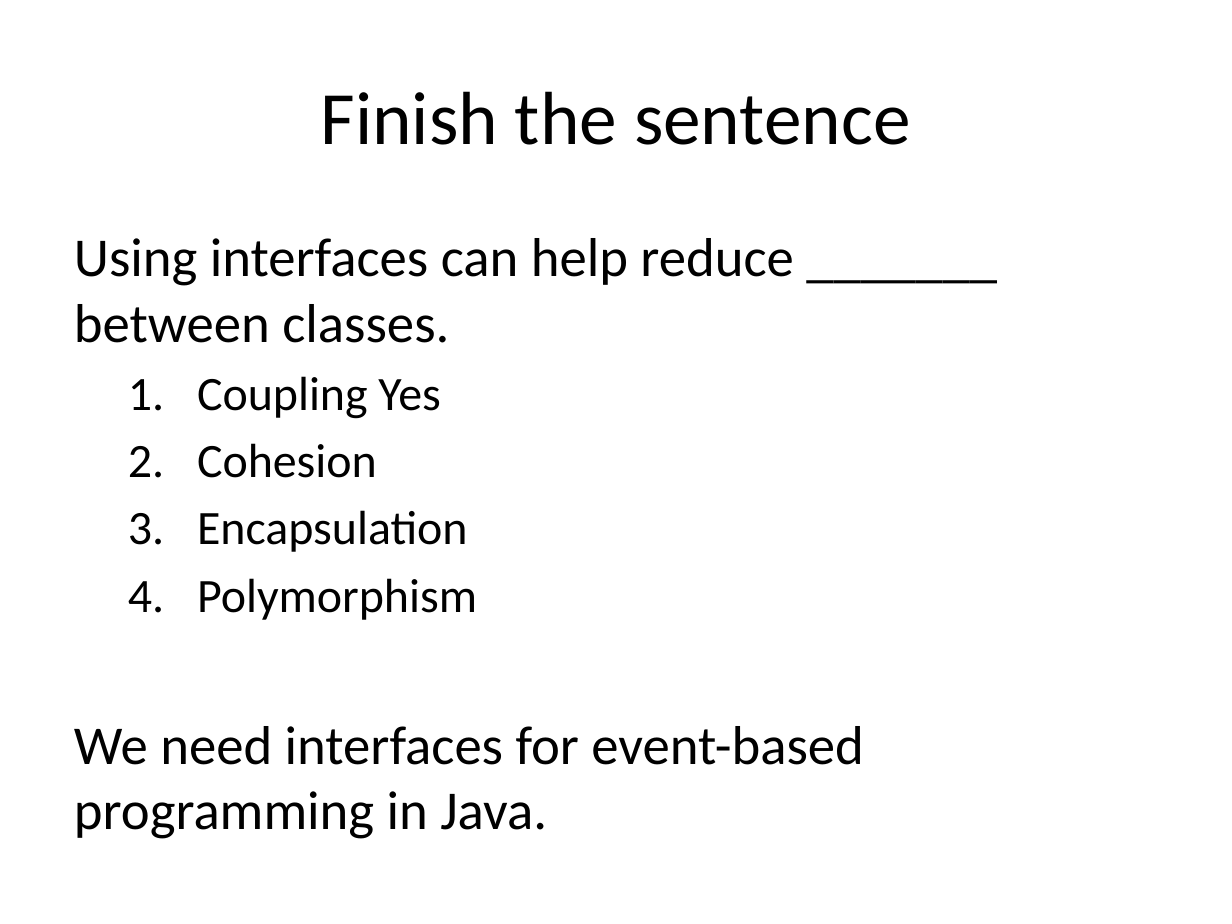
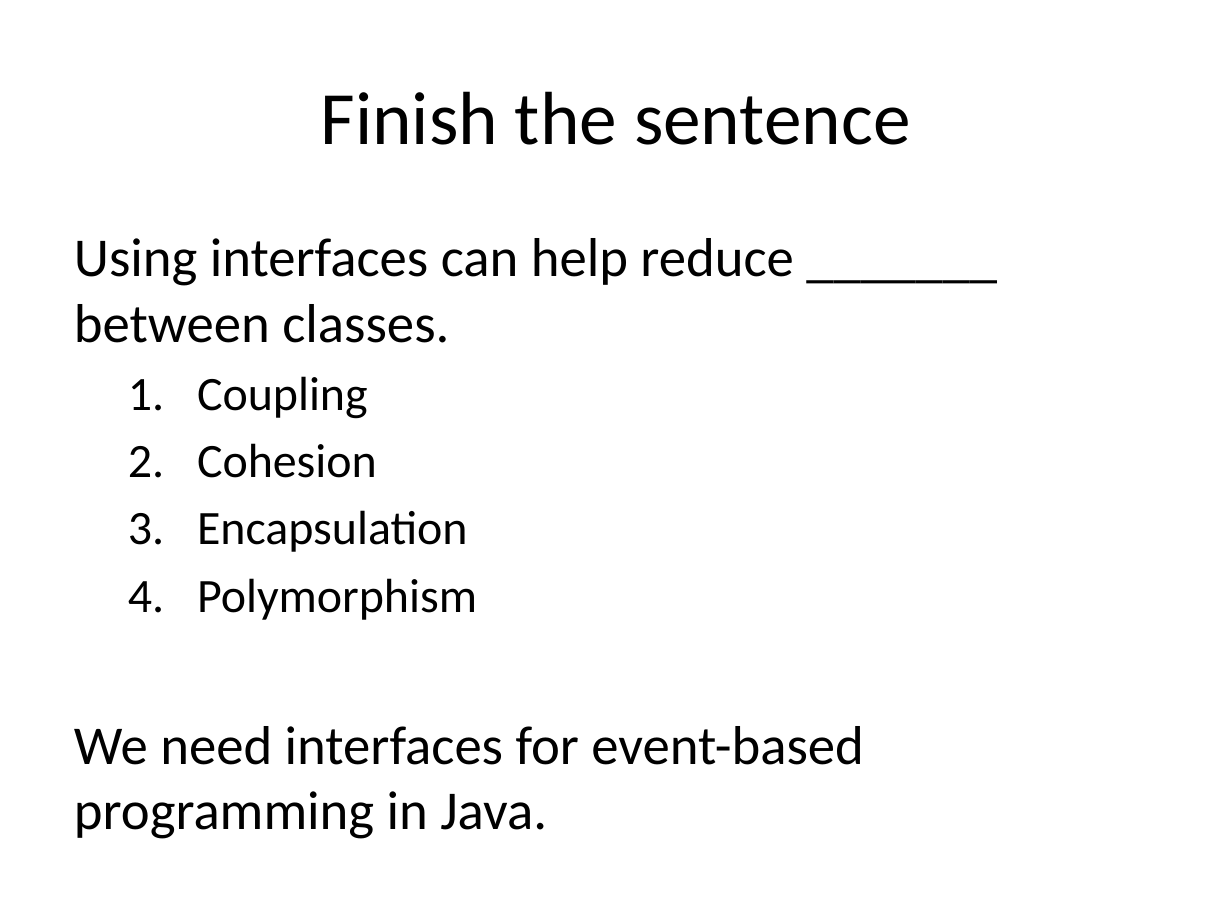
Before and after one commit to RHIT-CSSE/csse220, a slide deck: slide 7 of ClassMaterials/EventBasedProgramming/Slides/Part1-InterfaceReview.pptx. Drawn at 1232x924 pixels with LibreOffice and Linux fonts; fonts in the diff are those of the drawing. Boxes give left, top, right and bottom in pixels: in the first picture for what was removed or moved away, otherwise in the second. Text is boxed around its words. In the diff, an @@ line names an element or a change of style, - is before the commit and + after.

```diff
--- a/ClassMaterials/EventBasedProgramming/Slides/Part1-InterfaceReview.pptx
+++ b/ClassMaterials/EventBasedProgramming/Slides/Part1-InterfaceReview.pptx
@@ text at (197, 376, 368, 419): text changed @@
-  1. Coupling Yes
+  1. Coupling
```
Also in this commit, not shown: 1 other file.
